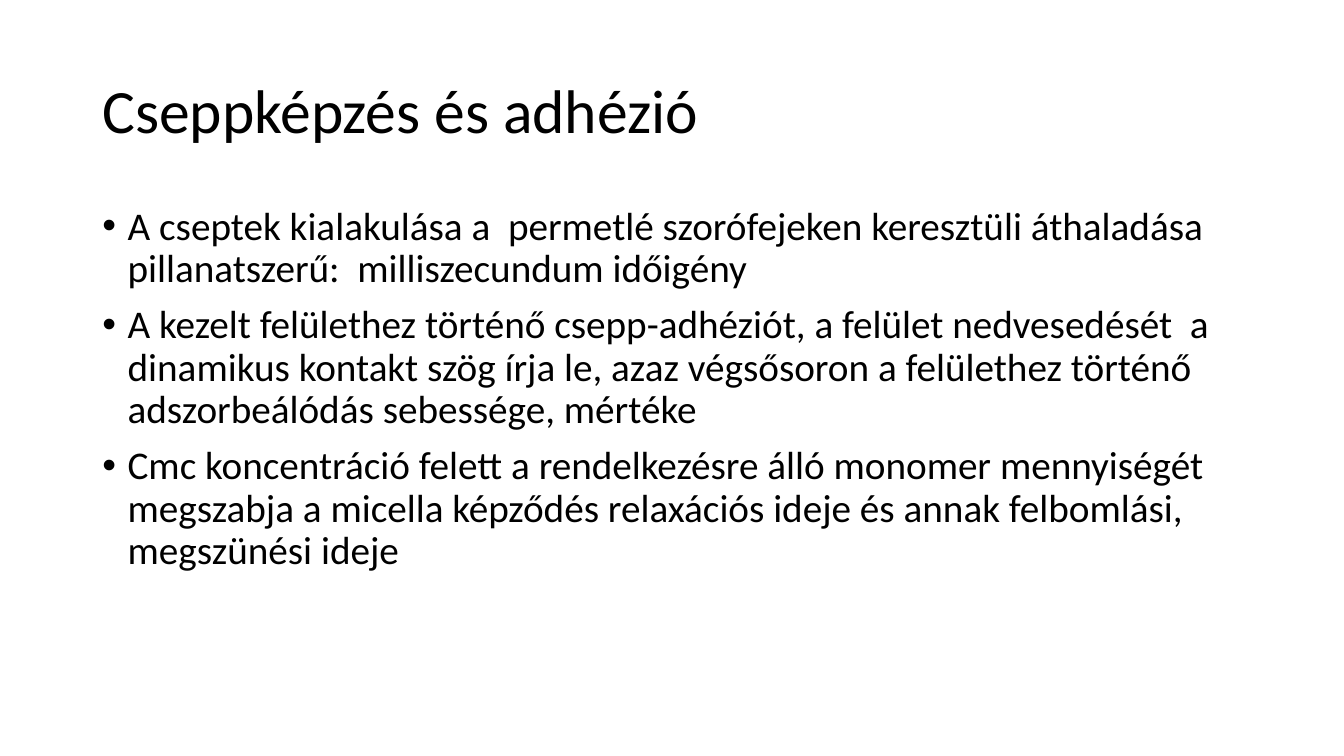
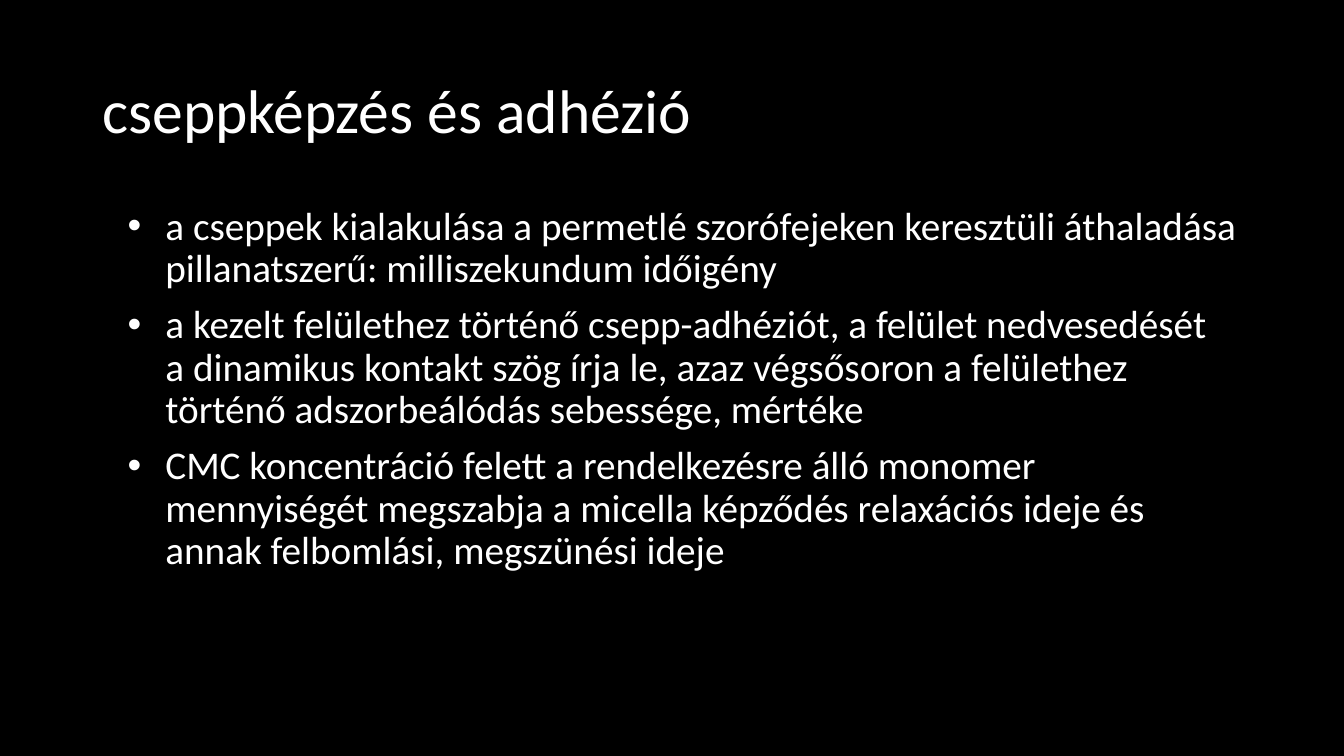
Before and after one commit to LilianaBohus/chemistry-presenations, a slide deck: slide 23 of adjuvants.pptx. Drawn at 1344x756 pixels with LibreOffice and Linux fonts; fonts in the diff are those of the drawing; background and template pictures are left out. Boxes give left, top, right and bottom in pixels: in the first picture for what was removed or moved away, otherwise in the second. Text is boxed around its words. In the diff, an @@ line names an element or a change of style, - is before the commit and + after.

```diff
--- a/adjuvants.pptx
+++ b/adjuvants.pptx
@@ background #FFFFFF to picture (left out) @@
@@ text at (102, 90, 691, 143): text changed; text colour #000000 to #FFFFFF @@
-Cseppképzés és adhézió
+cseppképzés és adhézió
@@ text at (165, 212, 1236, 571): text changed; text colour #000000 to #FFFFFF @@
-• A cseptek kialakulása a permetlé szorófejeken keresztüli áthaladása pillanatszerű: milliszecundum időigény
-• A kezelt felülethez történő csepp-adhéziót, a felület nedvesedését a dinamikus kontakt szög írja le, azaz végsősoron a felülethez történő adszorbeálódás sebessége, mértéke
-• Cmc koncentráció felett a rendelkezésre álló monomer mennyiségét megszabja a micella képződés relaxációs ideje és annak felbomlási, megszünési ideje
+• a cseppek kialakulása a permetlé szorófejeken keresztüli áthaladása pillanatszerű: milliszekundum időigény
+• a kezelt felülethez történő csepp-adhéziót, a felület nedvesedését a dinamikus kontakt szög írja le, azaz végsősoron a felülethez történő adszorbeálódás sebessége, mértéke
+• CMC koncentráció felett a rendelkezésre álló monomer mennyiségét megszabja a micella képződés relaxációs ideje és annak felbomlási, megszünési ideje
```
Also in this commit, not shown: 9 other slides changed.
